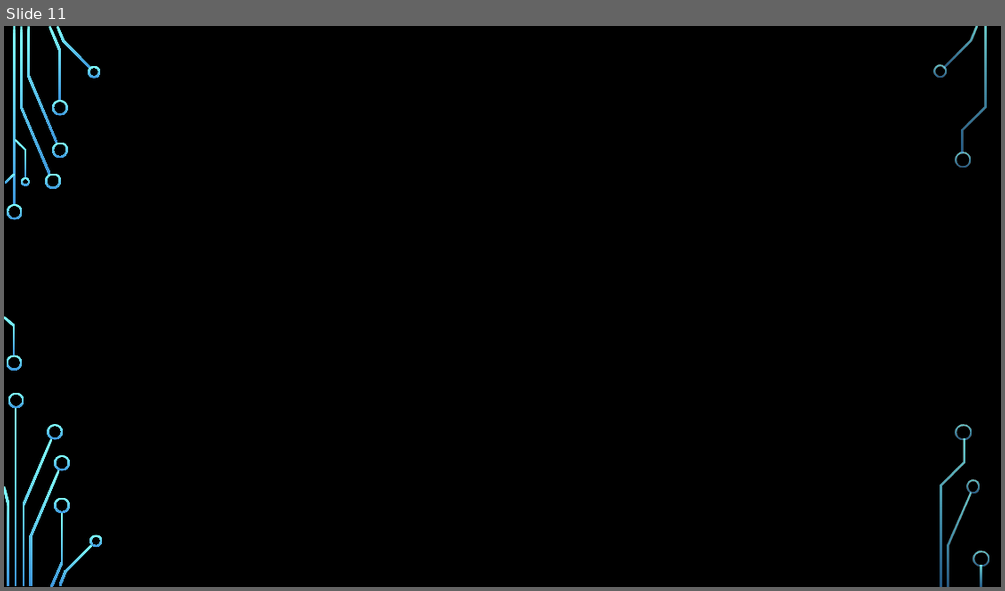
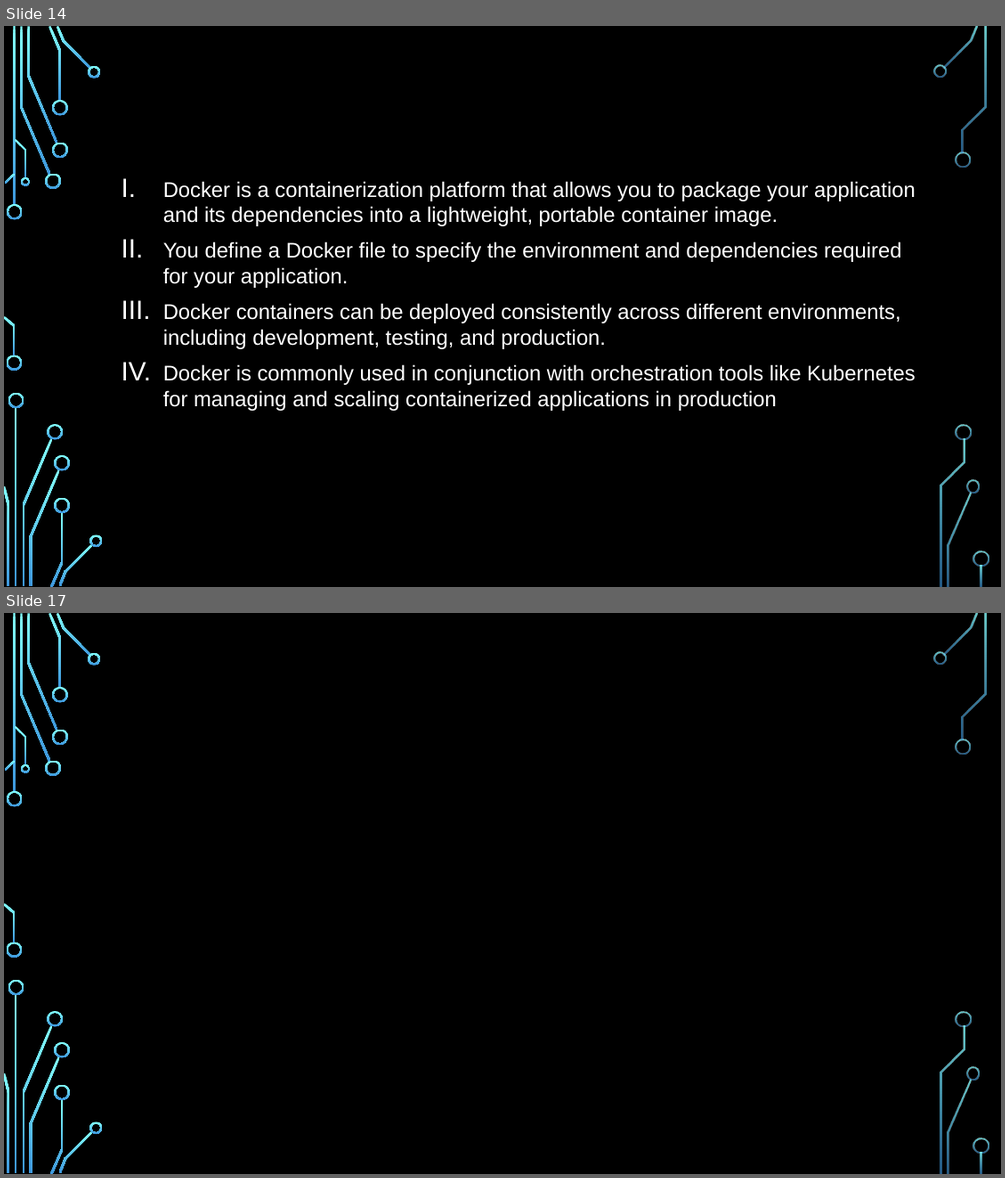
Before and after one commit to iamVishal8947/Campus-Canteen-Management-System, a slide deck: Ppts/CMS presentation.pptx. Shown one above the other, each under a label of ours: slide 11 before the commit, slides 14 and 17 after it; the slides between them are not shown. The pictures are 1005x591 and 1005x1178 pixels, drawn with LibreOffice and Linux fonts; fonts in the diff are those of the drawing; background and template pictures are left out. Boxes give left, top, right and bottom in pixels: in the first picture for what was removed or moved away, otherwise in the second. Text is boxed around its words. In the diff, an @@ line names an element or a change of style, - is before the commit and + after.

```diff
--- a/Ppts/CMS presentation.pptx
+++ b/Ppts/CMS presentation.pptx
@@ slide 14 added at (x1=4, y1=26, x2=1001, y2=587), background picture (left out); not listed: 36 template elements that a slide beside it also shows @@
@@ text added at (x1=163, y1=181, x2=915, y2=410), 20.4 pt, text #FFFFFF @@
+• Docker:
+I. Docker is a containerization platform that allows you to package your application and its dependencies into a lightweight, portable container image.
+II. You define a Docker file to specify the environment and dependencies required for your application.
+III. Docker containers can be deployed consistently across different environments, including development, testing, and production.
+IV. Docker is commonly used in conjunction with orchestration tools like Kubernetes for managing and scaling containerized applications in production
@@ what was slide 11 is now slide 17 @@
```
Also in this commit, not shown: 7 slides changed, 6 other slides added, 1 slide removed.
